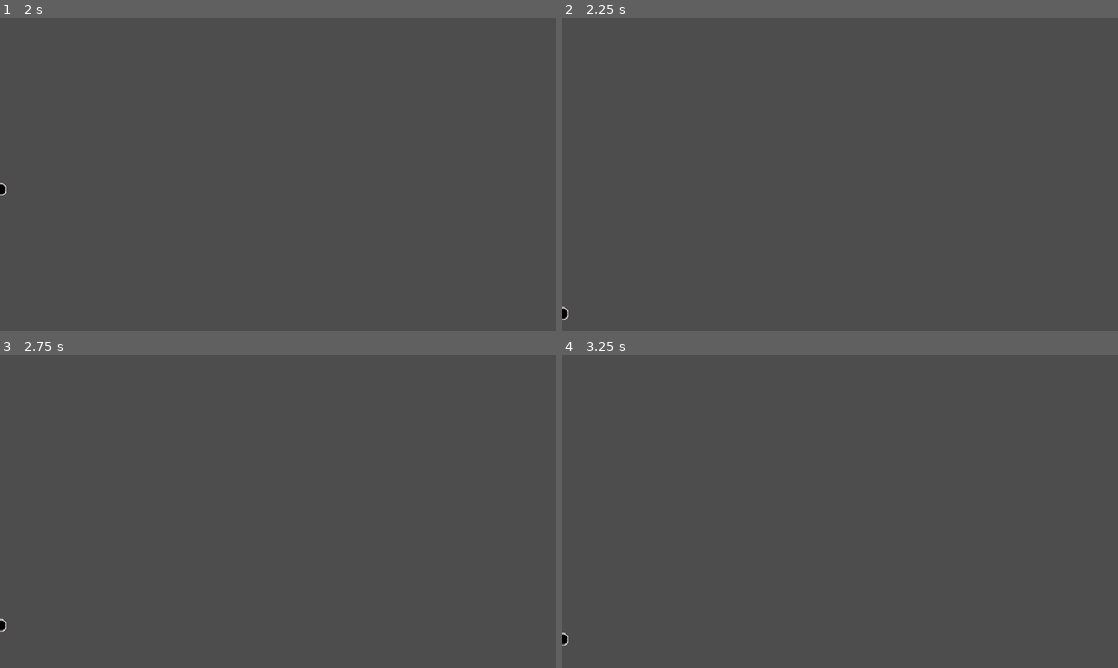
Above: before the commit, frames 1-4 (two rows, left to right).
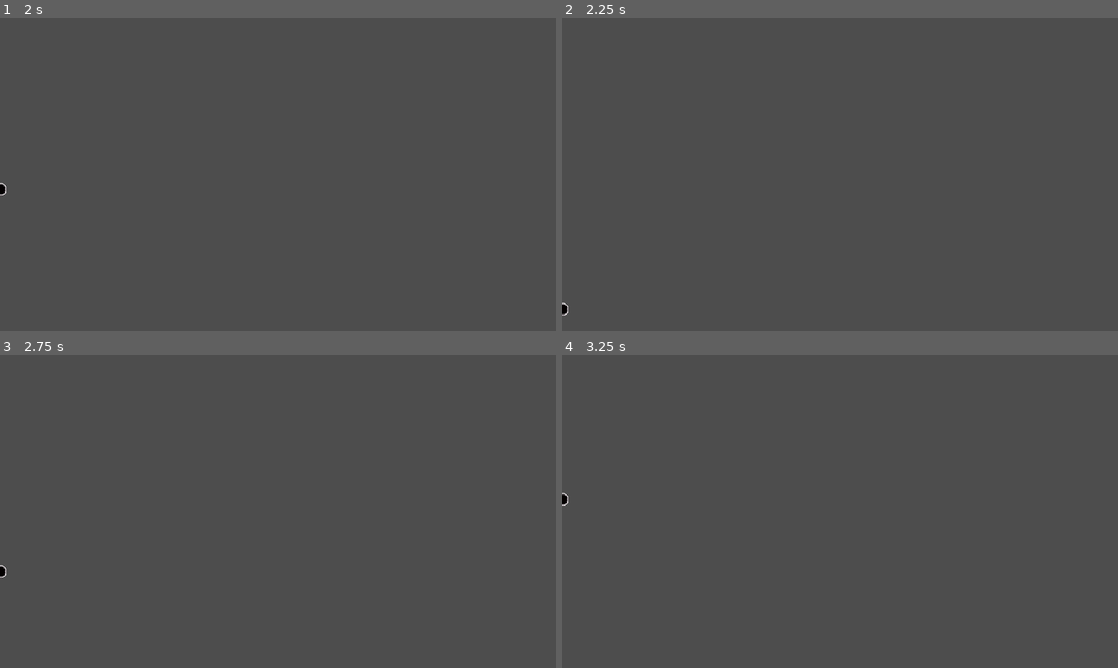
Above: after the commit, the same moments.

Repository: kyleyoung1121/BubbleBall
Game: Godot game, scene res://scenes & scripts/gameplay/ball.tscn
Two runs of this game, one before a commit and one after it. Both use one fixed random seed, a clock stepped at 60 frames per second and the inputs below. This scene is started directly instead of the project's main scene.
Inputs:
- Up to frame 1 (2 s): tap Enter (join) at 0.5 s; hold S (dive) 0.53-1.28 s; tap Space (jump) at 0.77, 0.8, 1.07, 1.35, 1.52, 1.82 s; hold Escape (back) from 1.28 s (still down); tap S (dive) at 1.55 s
- Up to frame 2 (2.25 s): release Escape (back) at 2.03 s; hold S (dive) from 2.03 s (still down)
- Up to frame 3 (2.75 s): keep holding S (dive); tap Space (jump) at 2.3 s
- Up to frame 4 (3.25 s): release S (dive) at 2.78 s; tap Enter (join) at 2.85 s; tap Space (jump) at 3.02 s; tap S (dive) at 3.05 s

Frame 1 is identical in both runs. In frame 2, less than 0.1% of the frame differs, in the area x 0-2%, y 90-97%; in frame 3, less than 0.1%; in frame 4, less than 0.1%, in the area x 0-2%, y 44-93%.

Commit message:
Adjusted slide & max ball speed

Diff:
--- a/scenes & scripts/gameplay/ball.gd
+++ b/scenes & scripts/gameplay/ball.gd
@@ -2,6 +2,9 @@
 
 
 signal goal_scored(team)
+
+
+const MAX_SPEED = 550
 
 
 var bounds = {
@@ -30,8 +33,6 @@
 				emit_signal("goal_scored", 1)
 			elif team_name == 2:
 				emit_signal("goal_scored", 2)
-			# Print which goal was scored on
-			print("Ball scored on goal of team: ", team_name)
 
 
 func _integrate_forces(state):
@@ -41,6 +42,14 @@
 	if global_position.y > bounds["max_y"]: global_position.y = bounds["min_y"]
 	if global_position.y < bounds["min_y"]: global_position.y = bounds["max_y"]
 
+	if abs(linear_velocity.x) > MAX_SPEED:
+		state.linear_velocity.x = sign(linear_velocity.x) * MAX_SPEED
+		print("Speed capped!")
+
+	if abs(linear_velocity.y) > MAX_SPEED:
+		state.linear_velocity.y = sign(linear_velocity.y) * MAX_SPEED
+		print("Speed capped!")
+
 
 func set_bounds(given_bounds):
 	bounds = given_bounds
--- a/scenes & scripts/gameplay/player.gd
+++ b/scenes & scripts/gameplay/player.gd
@@ -16,11 +16,11 @@
 const EXTRA_GRAVITY = 60
 const EXTRA_FALL_SPEED = 20
 const DRAFT = -0.75
-const MAX_SPEED_X = 400.0
+const MAX_SPEED_X = 500.0
 const SOFT_MAX_SPEED_X = 270.0
 const MAX_SPEED_Y_RISING = 300.0
 const MAX_SPEED_Y_FALLING = 600.0
-const BALL_JUMP_RANGE_X = 70.0
+const BALL_JUMP_RANGE_X = 40.0
 const BALL_JUMP_RANGE_Y = 10.0
 
 
@@ -63,7 +63,7 @@
 
 		# Player is not holding down
 		else:
-			handle_basic_jump()
+			handle_jump()
 
 			# If midair, summon a bubble on jump
 			if not grounded_ray_cast.is_colliding():
@@ -100,13 +100,22 @@
 	grounded_ray_cast.global_rotation = 0
 
 
-func handle_basic_jump():
-	# If falling, set speed to 0 before applying
-	if linear_velocity.y > 0:
-		set_linear_velocity(Vector2(linear_velocity.x, 0))
-	# Apply impulse upwards
-	apply_central_impulse(Vector2(0, JUMP_VELOCITY))
-
+func handle_jump():
+	# Jump normally if not holding down
+	if not input.is_action_pressed("dive"):
+		# If falling, set speed to 0 before applying
+		if linear_velocity.y > 0:
+			set_linear_velocity(Vector2(linear_velocity.x, 0))
+		# Apply impulse upwards
+		apply_central_impulse(Vector2(0, JUMP_VELOCITY))
+
+	# If holding down during a jump, boost downwards instead
+	else:
+		# If rising, set speed to 0 before applying
+		if linear_velocity.y < 0:
+			set_linear_velocity(Vector2(linear_velocity.x, 0))
+		# Apply impulse downwards
+		apply_central_impulse(Vector2(0, JUMP_VELOCITY * -0.5))
 
 func handle_power_jump():
 	var ball_instance = get_tree().get_nodes_in_group("ball")[0]
--- a/scenes & scripts/gameplay/player.tscn
+++ b/scenes & scripts/gameplay/player.tscn
@@ -30,7 +30,7 @@
 collide_with_areas = true
 
 [node name="SlideDurationTimer" type="Timer" parent="."]
-wait_time = 0.4
+wait_time = 0.55
 one_shot = true
 
 [connection signal="timeout" from="SlideDurationTimer" to="." method="_on_slide_duration_timer_timeout"]
--- a/scenes & scripts/global/game_settings.gd
+++ b/scenes & scripts/global/game_settings.gd
@@ -1,7 +1,7 @@
 extends Node
 
 # General
-var team_lives = 6
+var team_lives = 3
 var game_time_scale = 0.85
 var slow_mo_scale = 0.45
 
